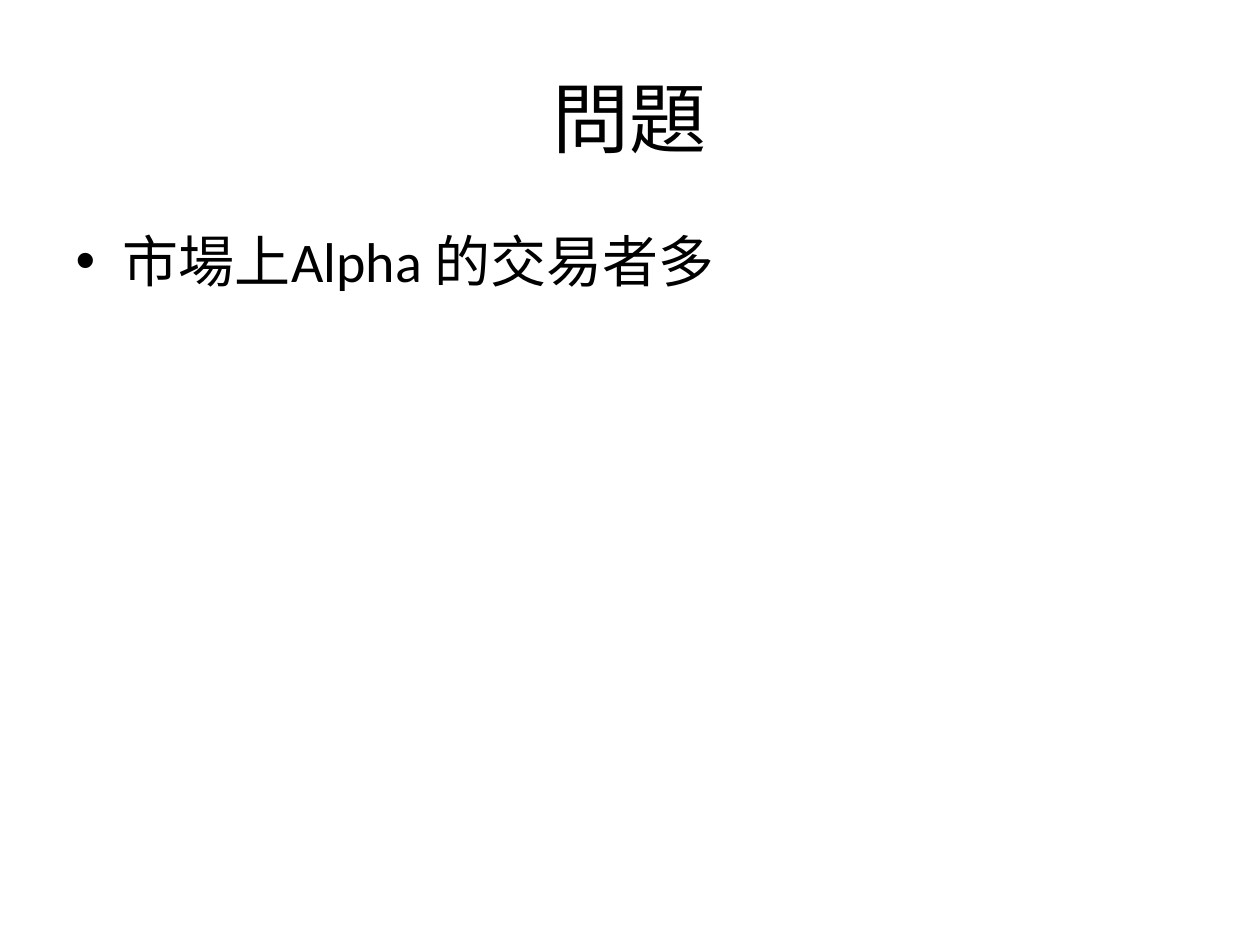
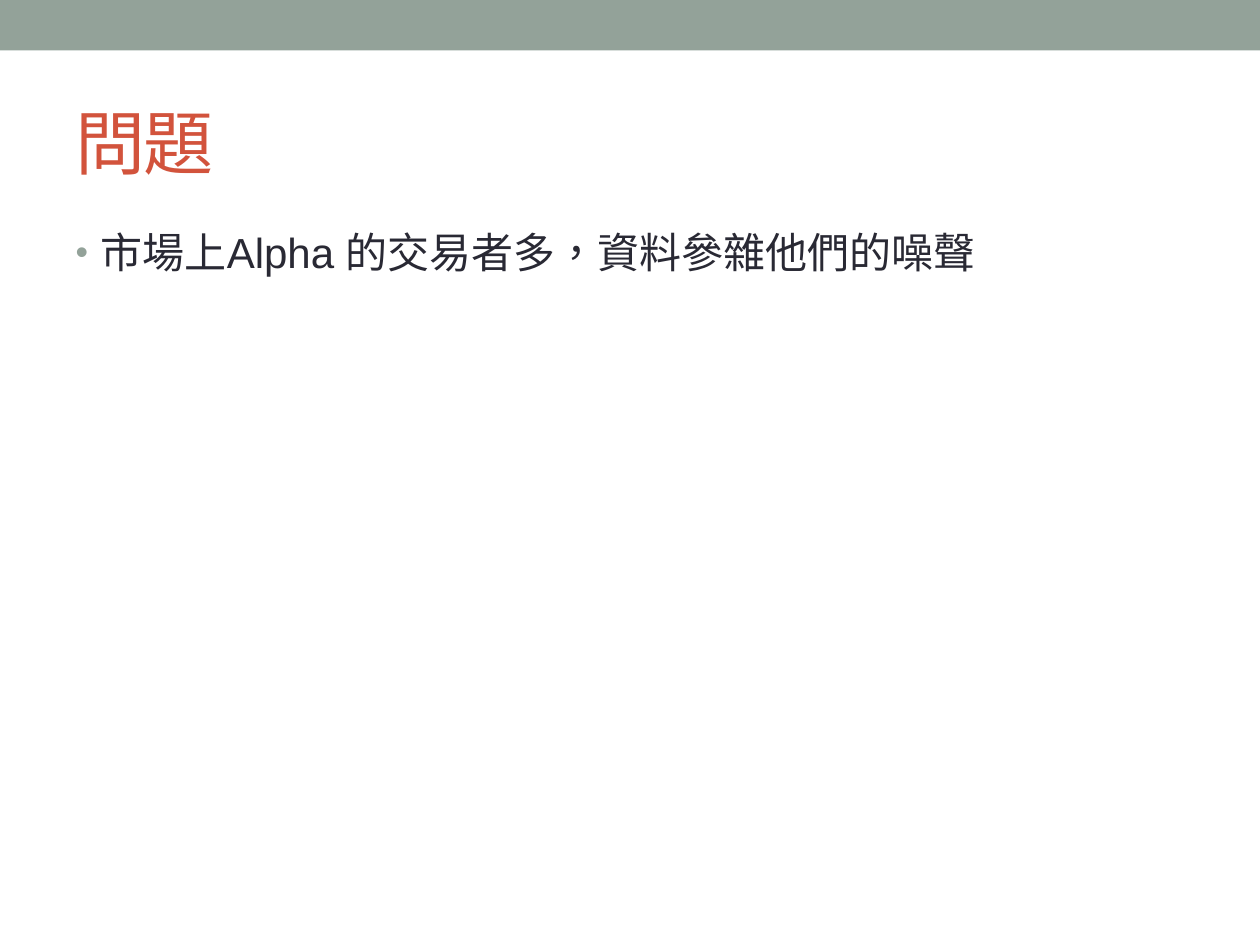
Before and after one commit to TengWeiHsu/2017ML_HW, a slide deck: slide 6 of Report_TingWei.pptx. Drawn at 1260x945 pixels with LibreOffice and Linux fonts; fonts in the diff are those of the drawing. Boxes give left, top, right and bottom in pixels: in the first picture for what was removed or moved away, otherwise in the second. Text is boxed around its words. In the diff, an @@ line names an element or a change of style, - is before the commit and + after.

```diff
--- a/Report_TingWei.pptx
+++ b/Report_TingWei.pptx
@@ rectangle added at (x1=0, y1=0, x2=1260, y2=50), fill #93A299 @@
@@ title "問題" moved from (x1=553, y1=85, x2=707, y2=154) to (x1=76, y1=113, x2=214, y2=175) @@
@@ title "問題" at (x1=76, y1=113, x2=214, y2=175): size 44 to 40 pt, font Calibri to Arial, text colour #000000 to #D2533C, letter spacing 0 to -1 pt; alignment centre to left @@
@@ text at (x1=101, y1=232, x2=976, y2=277): text changed; size 32 to 24 pt; font Calibri to Arial; text colour #000000 to #292934 @@
-• 市場上Alpha 的交易者多
+• 市場上Alpha 的交易者多，資料參雜他們的噪聲
```
Also in this commit, not shown: 6 other slides changed, 1 slide added.
